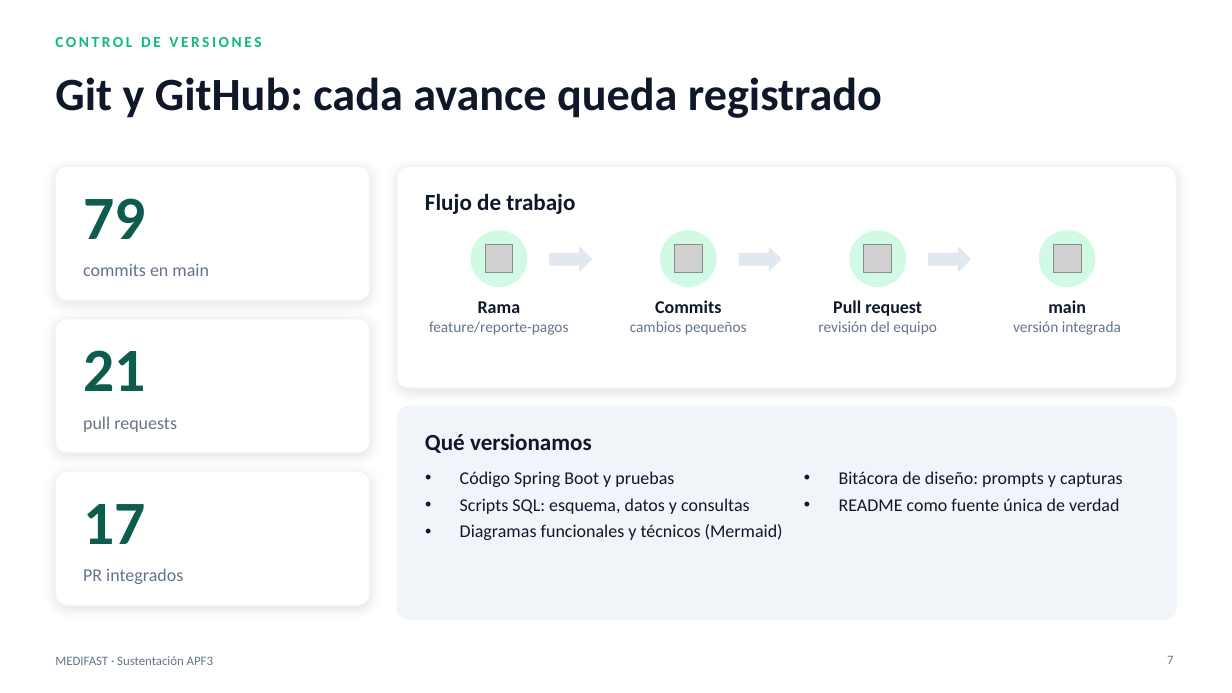
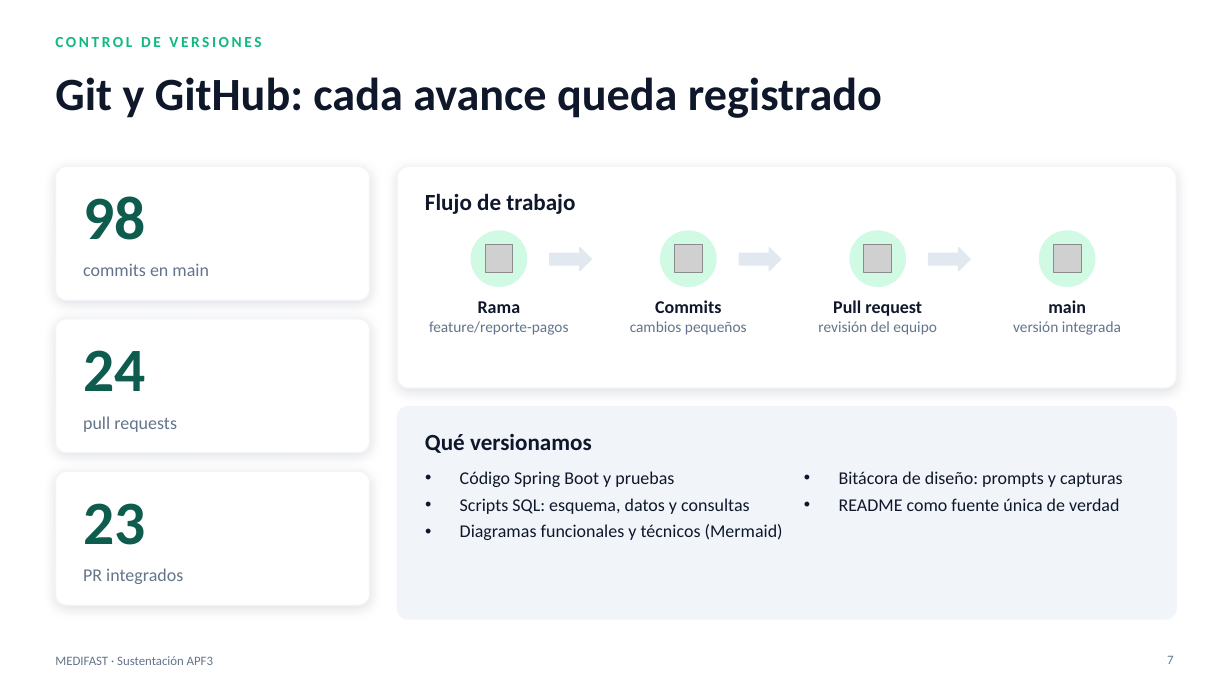
Before and after one commit to manuelguarniz/medifast, a slide deck: slide 7 of docs/entregables/MEDIFAST_APF3_Sustentacion.pptx. Drawn at 1232x693 pixels with LibreOffice and Linux fonts; fonts in the diff are those of the drawing; grey boxes stand for pictures. Boxes give left, top, right and bottom in pixels: in the first picture for what was removed or moved away, otherwise in the second. Text is boxed around its words. In the diff, an @@ line names an element or a change of style, - is before the commit and + after.

Commit message:
avance de informe y diagramas

```diff
--- a/docs/entregables/MEDIFAST_APF3_Sustentacion.pptx
+++ b/docs/entregables/MEDIFAST_APF3_Sustentacion.pptx
@@ text at (83,196,145,240): text changed @@
-79
+98
@@ text at (83,350,145,391): text changed @@
-21
+24
@@ text at (83,503,145,545): text changed @@
-17
+23
```
Also in this commit, not shown: 7 other slides changed, 39 other files.
